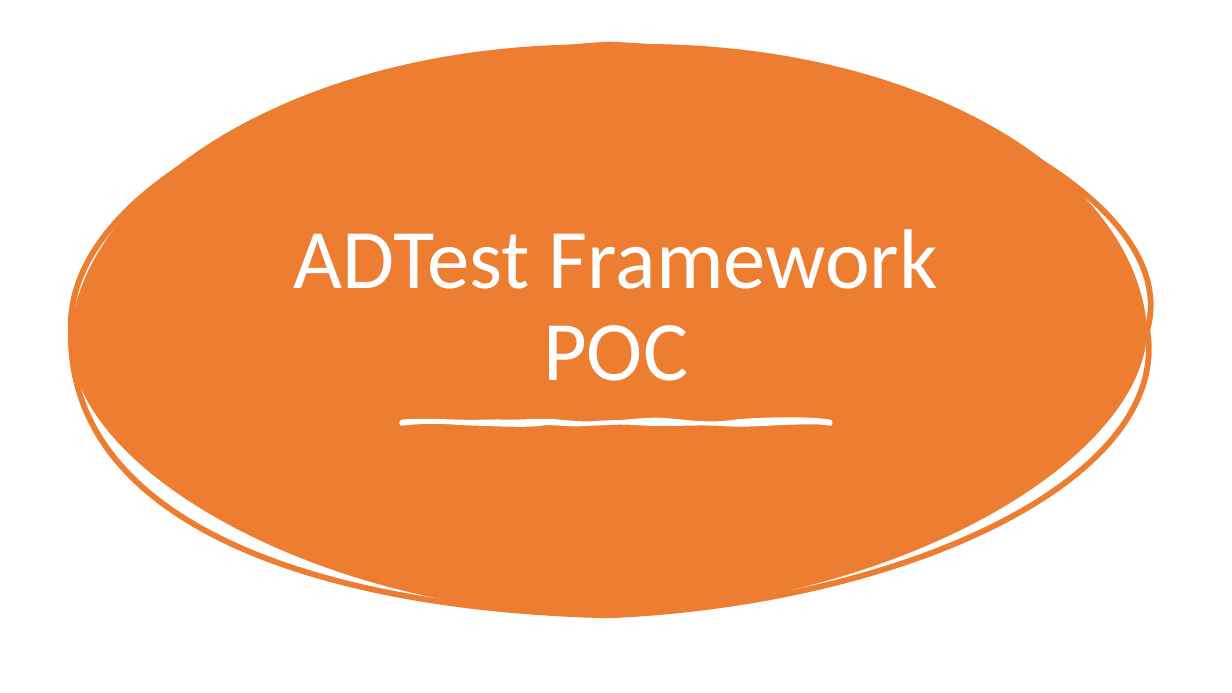
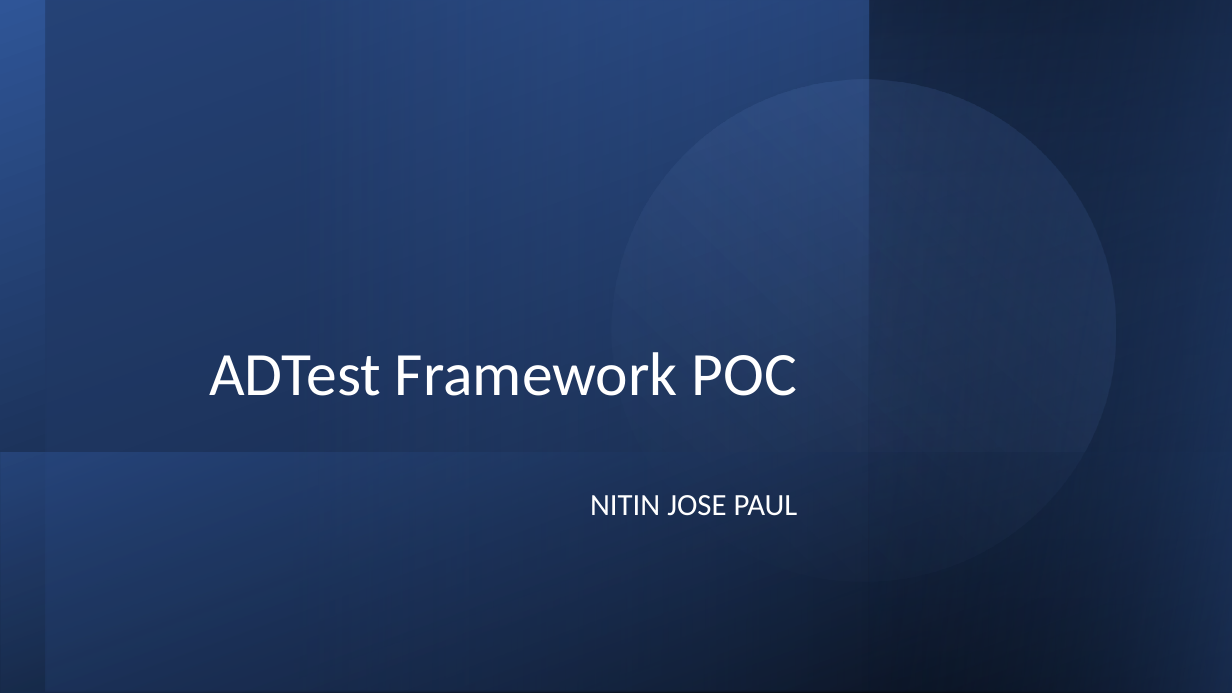
Before and after one commit to nitinjosepaul/test_forge, a slide deck: slide 1 of resource/ADTest Framework POC.pptx. Drawn at 1232x693 pixels with LibreOffice and Linux fonts; fonts in the diff are those of the drawing. Boxes give left, top, right and bottom in pixels: in the first picture for what was removed or moved away, otherwise in the second. Text is boxed around its words. In the diff, an @@ line names an element or a change of style, - is before the commit and + after.

```diff
--- a/resource/ADTest Framework POC.pptx
+++ b/resource/ADTest Framework POC.pptx
@@ rectangle added at (0, 0, 1232, 693), fill gradient #000000 to #2F5597 @@
@@ rectangle added at (46, 0, 1232, 691), fill gradient #203864 to #4472C4 @@
@@ ellipse added at (554, 22, 1174, 640), fill gradient #4472C4 to #8FAADC @@
@@ rectangle added at (869, 0, 1232, 693), fill gradient #2F5597 to #000000 @@
@@ rectangle added at (870, 0, 1232, 693), fill gradient #2F5597 to #000000 @@
@@ freeform shape removed at (71, 45, 1147, 616) @@
@@ title "ADTest Framework POC": place and size @@
-title "ADTest Framework POC" at (293, 229, 938, 381)
+title "ADTest Framework POC" at (209, 352, 797, 396)
@@ title "ADTest Framework POC" at (209, 352, 797, 396): size 66 to 48 pt; alignment centre to right @@
@@ freeform shape removed at (402, 421, 831, 423) @@
@@ rectangle added at (1, 453, 1232, 693), fill gradient #2F5597 to #000000 @@
@@ text added at (590, 495, 798, 516), 24 pt, text #FFFFFF @@
+NITIN JOSE PAUL
```
Also in this commit, not shown: 7 other slides changed, 1 slide added, 1 slide removed.
